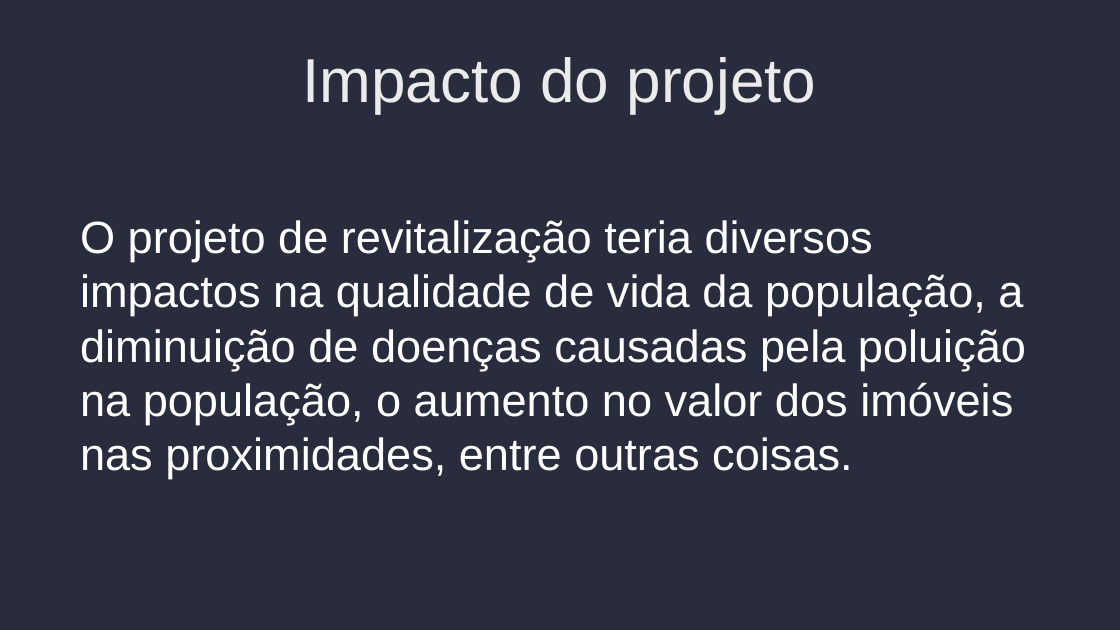
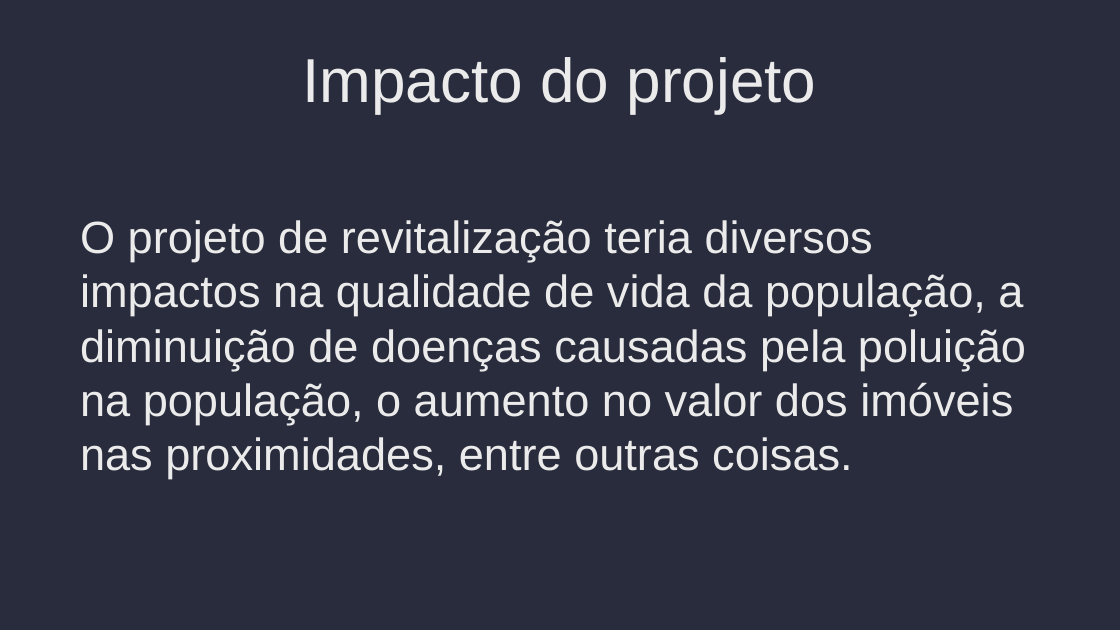
Before and after one commit to felipe2102/trabalho-humanas-up, a slide deck: slide 8 of pdf/pdf.odp. Drawn at 1120x630 pixels with LibreOffice and Linux fonts; fonts in the diff are those of the drawing. Boxes give left, top, right and bottom in pixels: in the first picture for what was removed or moved away, otherwise in the second. Text is boxed around its words. In the diff, an @@ line names an element or a change of style, - is before the commit and + after.

Commit message:
cores

```diff
--- a/pdf/pdf.odp
+++ b/pdf/pdf.odp
@@ text "O projeto de revitalização teria ..." at (80,220,1026,479): text colour #FFFFFF to #EBEBEB @@
```
